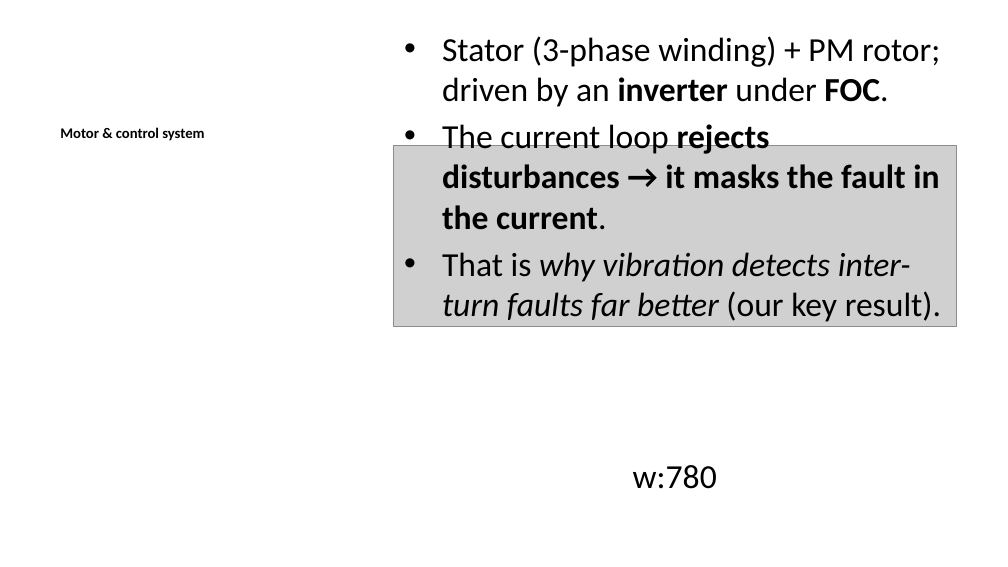
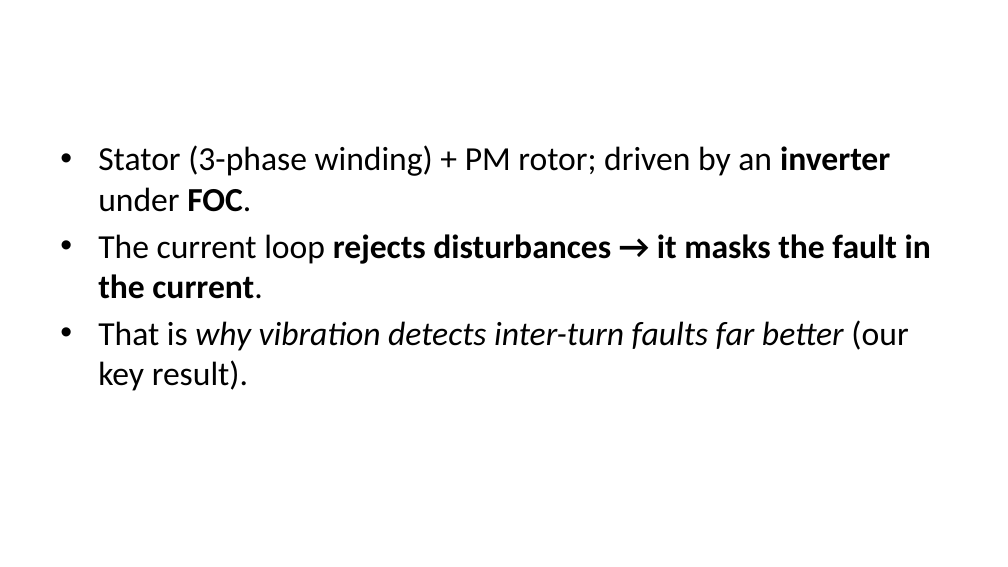
Before and after one commit to molhamfetnah/pmsm-fault-diagnosis-cnn-scalogram, a slide deck: slide 8 of docs/build/slides.pptx (slide 7 before the commit). Drawn at 1008x567 pixels with LibreOffice and Linux fonts; fonts in the diff are those of the drawing; grey boxes stand for pictures. Boxes give left, top, right and bottom in pixels: in the first picture for what was removed or moved away, otherwise in the second. Text is boxed around its words. In the diff, an @@ line names an element or a change of style, - is before the commit and + after.

```diff
--- a/docs/build/slides.pptx
+++ b/docs/build/slides.pptx
@@ text "Stator (3-phase winding) + PM ..." rewrapped from (x1=442, y1=36, x2=941, y2=322) to (x1=98, y1=145, x2=931, y2=391) @@
@@ text removed at (x1=60, y1=127, x2=204, y2=141) @@
-Motor & control system
@@ picture removed at (x1=393, y1=145, x2=956, y2=326) @@
@@ text removed at (x1=633, y1=465, x2=717, y2=489) @@
-w:780
```
Also in this commit, not shown: 4 other slides changed, 5 slides added, 20 other files.
